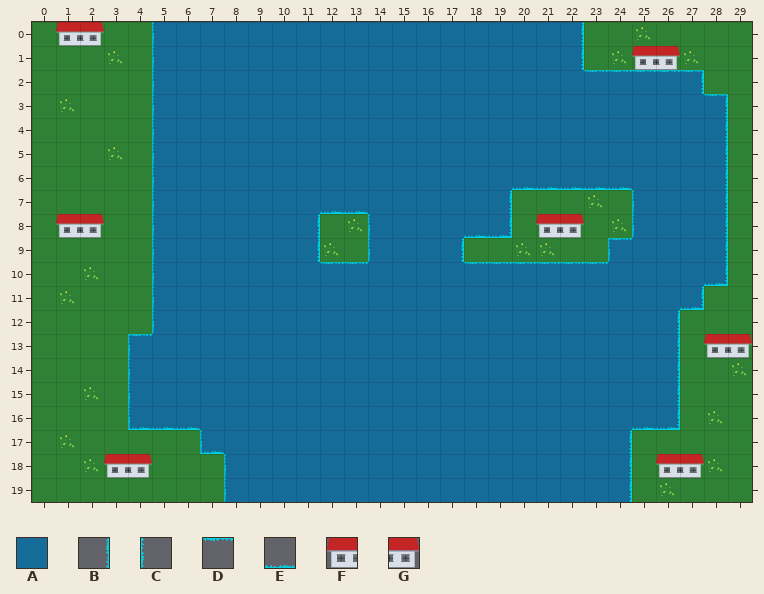
Two versions of a level (Tiled map (JSON), assets/tilemaps/level2.json). The picture above was drawn from the file before the commit.
Cells are 30x30 px. Shown: x 0..29, y 0..19.
Key: from "tiles_60-90": A 1, B 3, C 3 turned 180, D 3 turned 270, E 3 turned 90, F 4, G 5.
_ is an empty cell.
Layers that did not change in this view are not listed.
Layer "Water" before, first column x 0:
0 _____AAAAAAAAAAAAAAAAAA_______
1 _____AAAAAAAAAAAAAAAAAA_______
2 _____AAAAAAAAAAAAAAAAAAAAAAA__
3 _____AAAAAAAAAAAAAAAAAAAAAAAA_
4 _____AAAAAAAAAAAAAAAAAAAAAAAA_
5 _____AAAAAAAAAAAAAAAAAAAAAAAA_
Layer "ShoreVertical" before, first column x 0:
0 _____C________________B_______
1 _____C________________B_______
2 _____C_____________________B__
3 _____C______________________B_
4 _____C______________________B_
5 _____C______________________B_
Layer "ShoreHorizontal" before, first column x 0:
0 ______________________________
1 ______________________________
2 _______________________DDDDD__
3 ____________________________D_
4 ______________________________
5 ______________________________
6 ____________________EEEEE_____
New version:
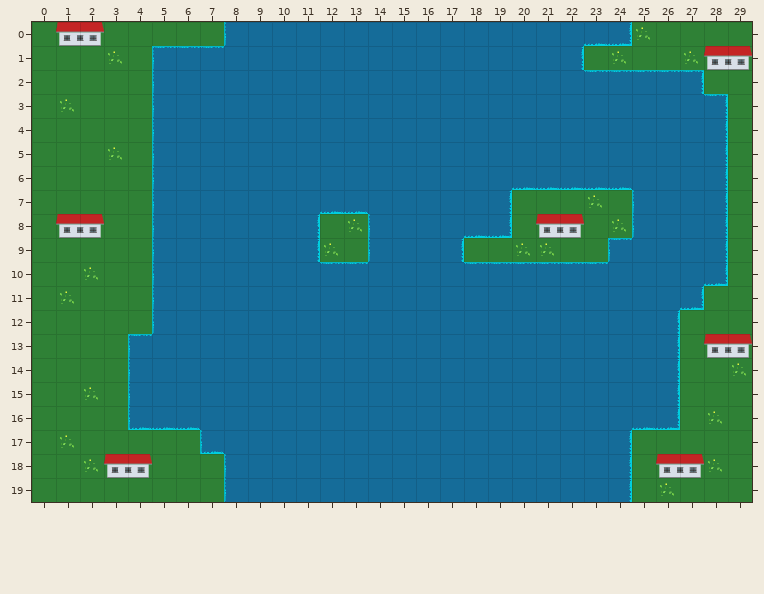
The edit:
Layer "Water":
Tile A now appears in row 0 at x 23 to 24.
Tile A is removed in row 0 at x 5 to 7.
Layer "ShoreVertical":
Tile B now appears in row 0 at x 24.
Tile C now appears in row 0 at x 8.
Tile B is removed in row 0 at x 22.
Tile C is removed in row 0 at x 5.
Layer "ShoreHorizontal":
Tile D now appears in row 1 at x 5 to 7.
Tile E now appears in row 0 at x 23 to 24.
Layer "House":
Tile F now appears in row 1 at x 28.
Tile G now appears in row 1 at x 29.
Tile F is removed in row 1 at x 25.
Tile G is removed in row 1 at x 26.
Changed places in both pictures, as pixel boxes (x1, y1, x2, y2):
changed: (152, 22, 226, 48)
changed: (581, 22, 680, 70)
added: (704, 46, 752, 70)
